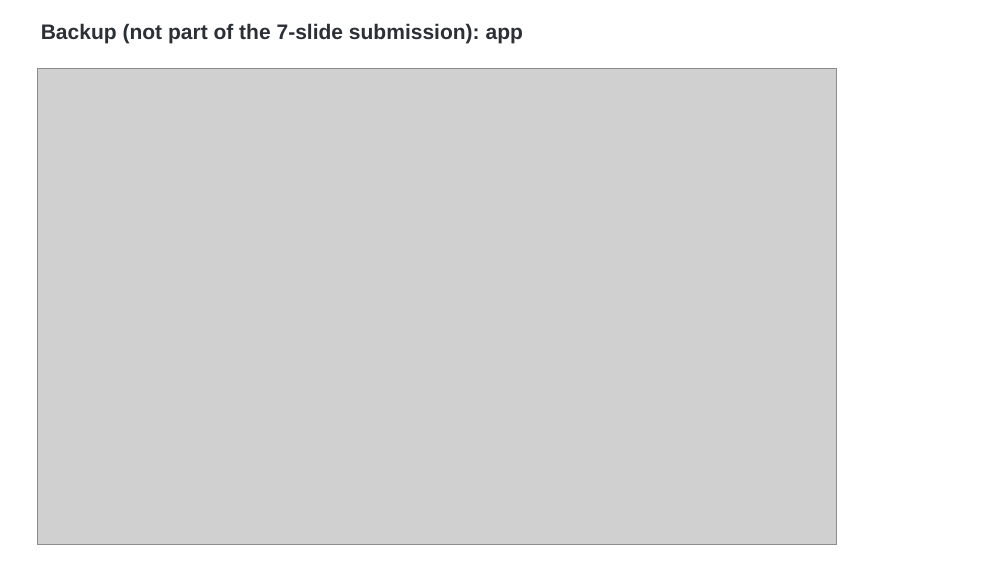
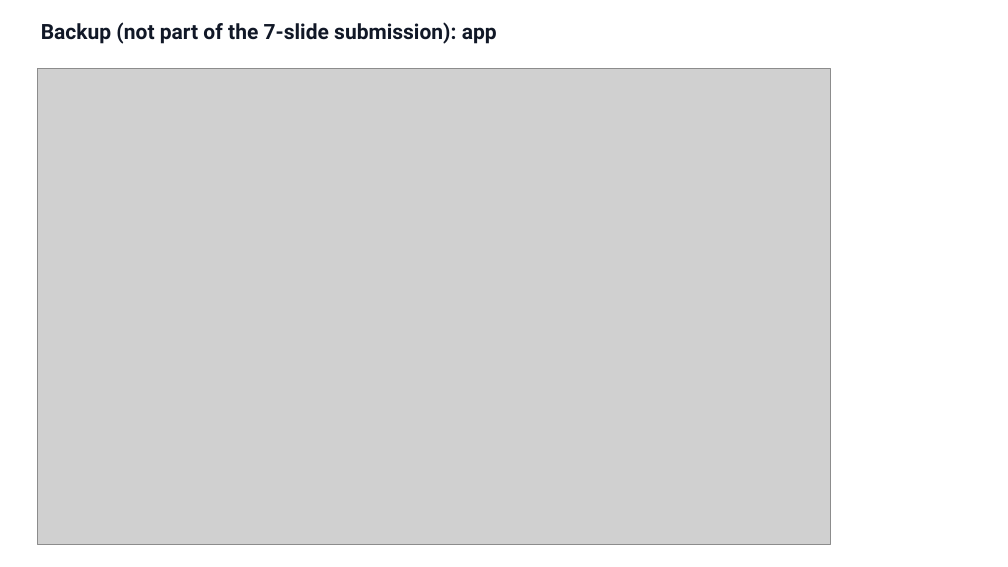
Before and after one commit to ahmedetk/jamra, a slide deck: slide 1 of slides/AstroByte_Backup.pptx. Drawn at 1008x567 pixels with LibreOffice and Linux fonts; fonts in the diff are those of the drawing; grey boxes stand for pictures. Boxes give left, top, right and bottom in pixels: in the first picture for what was removed or moved away, otherwise in the second. Text is boxed around its words. In the diff, an @@ line names an element or a change of style, - is before the commit and + after.

```diff
--- a/slides/AstroByte_Backup.pptx
+++ b/slides/AstroByte_Backup.pptx
@@ text "Backup (not part of the ..." at [41, 22, 497, 44]: font Arial to Roboto, text colour #2B2F36 to #111827 @@
@@ picture: place and size @@
-picture at [38, 68, 837, 544]
+picture at [38, 68, 830, 544]
```
Also in this commit, not shown: 51 other files.
